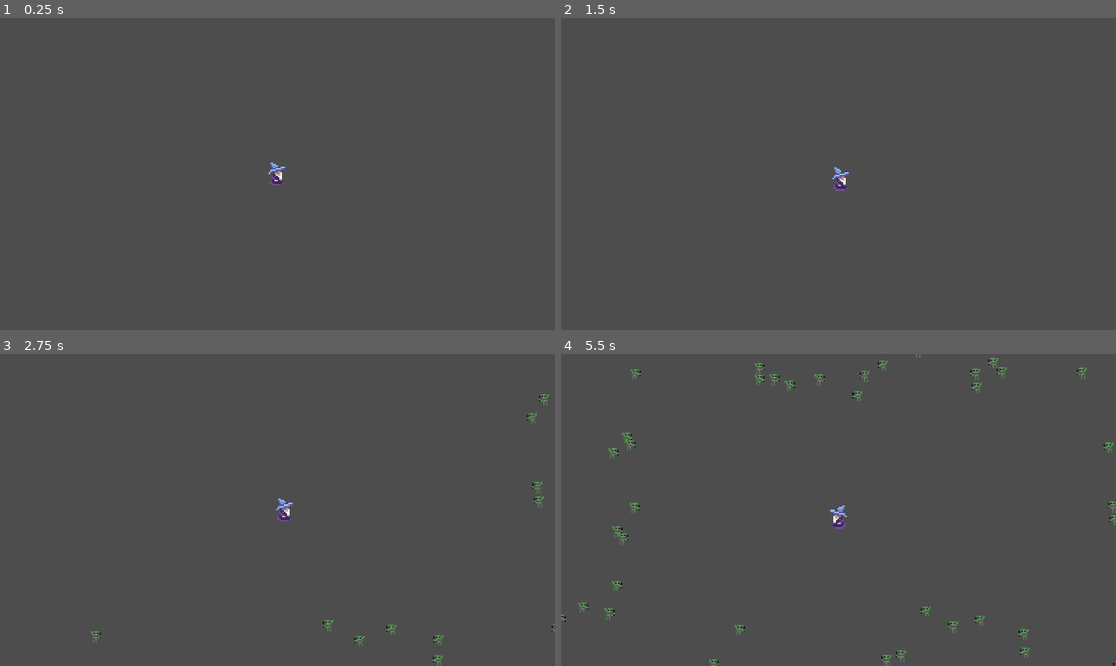
Above: before the commit, frames 1-4 (two rows, left to right).
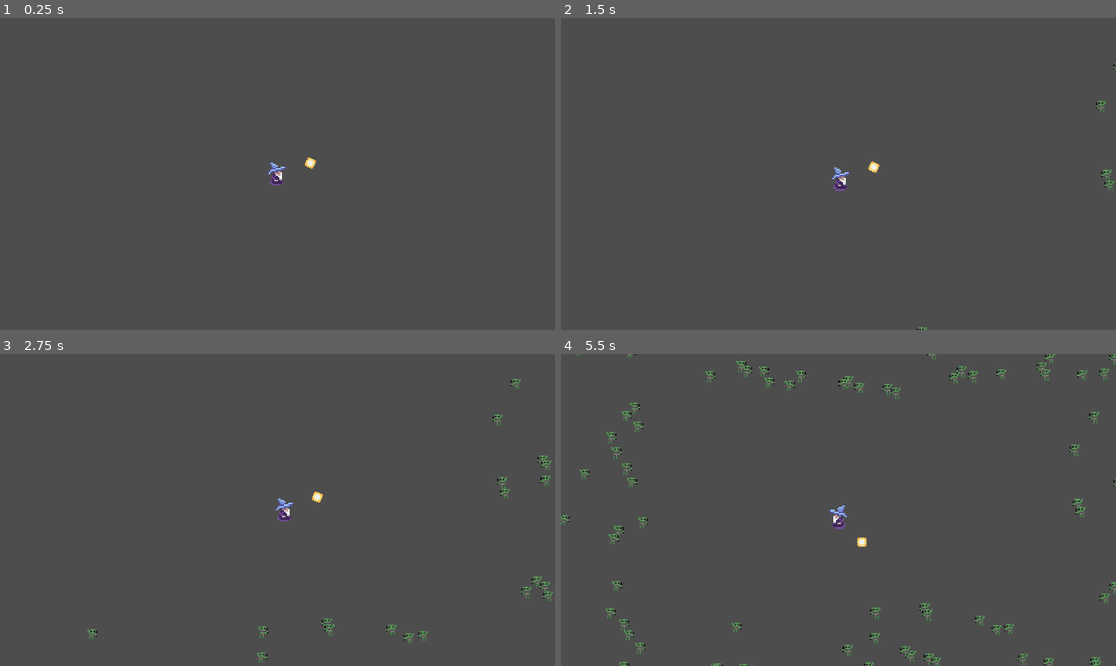
Above: after the commit, the same moments.

Repository: TraySimpson/WizardSurvivors
Game: Godot game, scene res://main.tscn
Two runs of this game, one before a commit and one after it. Both use one fixed random seed, a clock stepped at 60 frames per second and the inputs below.
Inputs:
- Up to frame 1 (0.25 s): no input
- Up to frame 2 (1.5 s): hold D (move_right) 0.53-1.28 s; hold S (move_down) from 1.28 s (still down)
- Up to frame 3 (2.75 s): release S (move_down) at 2.03 s; hold D (move_right) from 2.03 s (still down)
- Up to frame 4 (5.5 s): release D (move_right) at 2.78 s; hold W (move_up) 2.78-3.53 s; hold A (move_left) 3.53-5.03 s; hold S (move_down) from 5.03 s (still down)

The runs differ from the first frame. In frame 1, less than 0.1% of the frame differs, in the area x 54-57%, y 44-49%; in frame 2, 0.2%; in frame 3, 0.9%; in frame 4, 2.8%, in the area x 0-100%, y 0-100%.

Commit message:
Adds xp system start

Diff:
--- a/main.tscn
+++ b/main.tscn
@@ -28,7 +28,7 @@
 rotation = -0.00144857
 
 [node name="GoblinSpawnCooldown" type="Timer" parent="."]
-wait_time = 0.1
+wait_time = 0.05
 autostart = true
 
 [connection signal="timeout" from="GoblinSpawnCooldown" to="." method="_on_goblin_spawn_cooldown_timeout"]
--- a/player.tscn
+++ b/player.tscn
@@ -1,9 +1,11 @@
-[gd_scene load_steps=9 format=3 uid="uid://cehhat6c7ev31"]
+[gd_scene load_steps=11 format=3 uid="uid://cehhat6c7ev31"]
 
 [ext_resource type="Script" path="res://scripts/player.gd" id="1_7gwym"]
 [ext_resource type="Texture2D" uid="uid://xhvl2px57hx0" path="res://graphics/Wizard.png" id="1_tvxa1"]
 [ext_resource type="PackedScene" uid="uid://4wpfsol88co8" path="res://health.tscn" id="3_ayyj0"]
 [ext_resource type="PackedScene" uid="uid://bh6t8f10fh5yb" path="res://attacks/lightning_attack.tscn" id="4_18ktv"]
+[ext_resource type="PackedScene" uid="uid://bkmkyckwsa8wj" path="res://attacks/radiant_attack.tscn" id="6_llw7v"]
+[ext_resource type="PackedScene" uid="uid://bdt6vnktidu4q" path="res://attacks/fireball_attack.tscn" id="7_fyci2"]
 
 [sub_resource type="AtlasTexture" id="AtlasTexture_f4n5o"]
 atlas = ExtResource("1_tvxa1")
@@ -53,5 +55,14 @@
 max_health = 100
 
 [node name="LightningAttack" parent="." instance=ExtResource("4_18ktv")]
+damage = 15
+radius = 200
+
+[node name="RadiantAttack" parent="." instance=ExtResource("6_llw7v")]
+cooldown_time = 0.25
+
+[node name="FireballAttack" parent="." instance=ExtResource("7_fyci2")]
+damage = 10
+max_hits_before_cooldown = 50
 
 [connection signal="died" from="Health" to="." method="_on_health_died"]
--- a/project.godot
+++ b/project.godot
@@ -14,6 +14,10 @@
 run/main_scene="res://main.tscn"
 config/features=PackedStringArray("4.2", "GL Compatibility")
 config/icon="res://icon.svg"
+
+[autoload]
+
+XpSystem="*res://scripts/xp_system.gd"
 
 [display]
 
--- a/scripts/BoltSpawner.gd
+++ b/scripts/BoltSpawner.gd
@@ -4,7 +4,7 @@
 
 @export var bolt_attack_prefab: PackedScene = null
 @export var bolt_count: int = 1
-@export var cooldown_time: int = 1
+@export var cooldown_time: float = 1.0
 
 
 func _ready():
--- a/scripts/goblin.gd
+++ b/scripts/goblin.gd
@@ -5,6 +5,7 @@
 @export var attack_damage: int = 10
 @export var attack_cooldown: float = .25
 @export var move_speed: int = 50
+@export var xp_amount: int = 10
 const xp_drop = preload("res://xp.tscn")
 var can_attack: bool = true
 var is_attacking: bool = false
@@ -30,7 +31,8 @@
 	call_deferred("spawnXp")
 
 func spawnXp():
-	var xp = xp_drop.instantiate()
+	var xp: Xp = xp_drop.instantiate()
+	xp.xp = xp_amount
 	get_tree().current_scene.add_child(xp)
 	xp.position = position
 	queue_free()
--- a/scripts/radiant_attack.gd
+++ b/scripts/radiant_attack.gd
@@ -14,7 +14,6 @@
 
 func _on_timer_timeout():
 	var hitCount: int = shape_cast.get_collision_count()
-	print("Hit: " + str(hitCount))
 	for hitIndex in range(hitCount):
 		var hit = shape_cast.get_collider(hitIndex)
 		applyDamage(hit)
--- a/scripts/xp.gd
+++ b/scripts/xp.gd
@@ -1,6 +1,9 @@
+class_name Xp
 extends Area2D
 
 
+@export var xp: int = 1
+
 func _on_area_entered(_area):
-	print("+ xp!")
+	XpSystem.addXp(xp)
 	queue_free()
--- /dev/null
+++ b/scripts/xp_system.gd
@@ -0,0 +1,26 @@
+extends Node
+
+signal leveled_up(level: int)
+
+const FIRST_LEVEL_XP_AMOUNT = 100
+var current_xp: int = 0
+var current_level: int = 1
+var xp_for_next_level: int = FIRST_LEVEL_XP_AMOUNT
+var multiplier_for_xp_level: float = 1.3
+
+func addXp(xp: int):
+	current_xp += xp
+	while (current_xp >= xp_for_next_level):
+		current_level += 1
+		current_xp = current_xp - xp_for_next_level
+		xp_for_next_level = int(xp_for_next_level * multiplier_for_xp_level)
+		leveled_up.emit(current_level)
+		print("Leveled up to level " + str(current_level))
+
+func restartXp():
+	setLevel(1)
+
+func setLevel(level: int):
+	current_level = level
+	current_xp = 0
+	xp_for_next_level = FIRST_LEVEL_XP_AMOUNT * pow(multiplier_for_xp_level, (current_level - 1))
Not shown, changed: README.md
